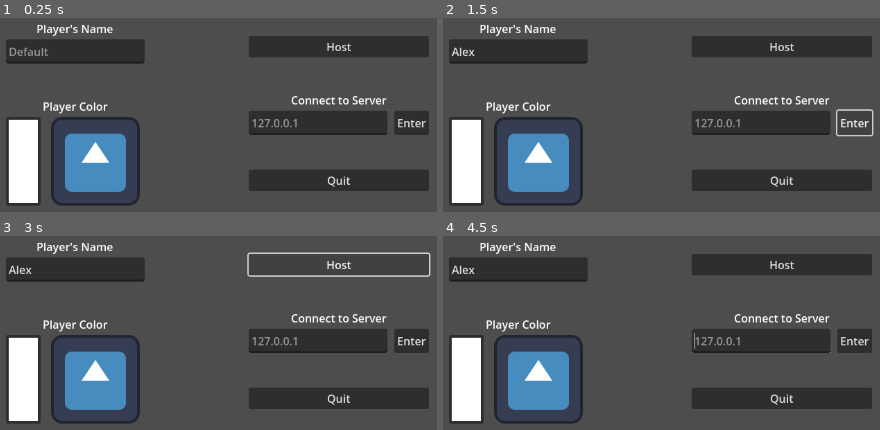
Above: before the commit, frames 1-4 (two rows, left to right).
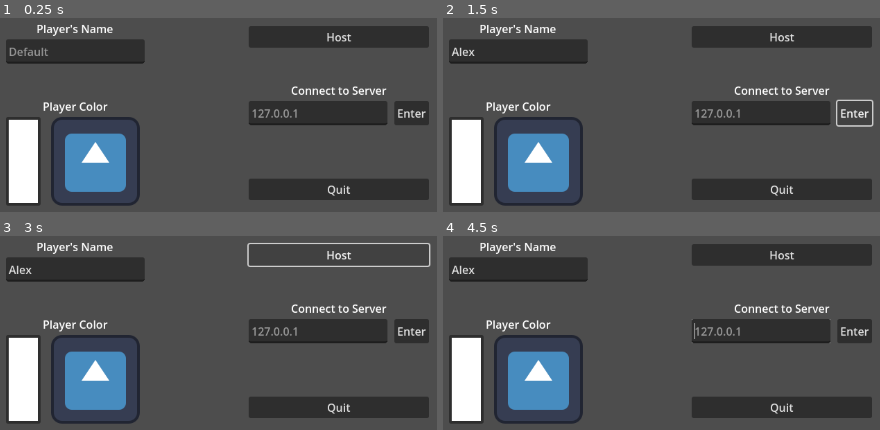
Above: after the commit, the same moments.

Repository: AndreMoukarzel/MultiplayerExample
Game: Godot game, scene res://src/login/log_in.tscn
Same seed, same stepped clock (60 frames per second), same inputs: the game is played once before the commit and once after it. The engine's default icon, where the game draws it, is replaced by a stand-in: a white triangle on a blue panel in a dark square.
Inputs (mouse positions are in pixels of both pictures, inside the frame that each line leads up to):
- Up to frame 1 (0.25 s): no input
- Up to frame 2 (1.5 s): click (517, 50) at 0.52 s; type "Alex" at 0.6 s; click "Enter" at 1.25 s
- Up to frame 3 (3 s): click "Enter" at 2 s; click "Host" at 2.75 s
- Up to frame 4 (4.5 s): move the mouse to (836, 309) at 3.52 s; hold Right (ui_right) 3.53-4.28 s; move the mouse to (499, 354) at 4.27 s; hold Down (ui_down) from 4.28 s (still down)

The runs differ from the first frame. In frame 1, 13% of the frame differs, in the area x 56-99%, y 4-94%; in frame 2, 13%; in frame 3, 11%; in frame 4, 13%.
Error in both runs: Cannot call method 'close' on a null value. (res://multiplayer.gd:55)

Commit message:
Improves feedback to connecting as client
- "Enter" button now changes to a loading icon while trying to establish a connection
- Emmits a warning in case the connection fails

Diff:
--- a/src/lobby/lobby.tscn
+++ b/src/lobby/lobby.tscn
@@ -5,7 +5,6 @@
 [ext_resource type="PackedScene" uid="uid://p8b536pyrqlw" path="res://src/lobby/lobby_player.tscn" id="2_t2w0m"]
 
 [node name="Lobby" type="VSplitContainer"]
-anchors_preset = 15
 anchor_right = 1.0
 anchor_bottom = 1.0
 grow_horizontal = 2
@@ -20,9 +19,6 @@
 [node name="Players" type="HBoxContainer" parent="."]
 unique_name_in_owner = true
 layout_mode = 2
-offset_top = 75.0
-offset_right = 1152.0
-offset_bottom = 268.0
 size_flags_horizontal = 3
 size_flags_vertical = 6
 theme_override_constants/separation = 120
@@ -30,65 +26,18 @@
 
 [node name="Player" parent="Players" instance=ExtResource("2_t2w0m")]
 layout_mode = 2
-anchors_preset = 0
-anchor_left = 0.0
-anchor_top = 0.0
-anchor_right = 0.0
-anchor_bottom = 0.0
-offset_left = 140.0
-offset_top = 0.0
-offset_right = 268.0
-offset_bottom = 193.0
-grow_horizontal = 1
-grow_vertical = 1
 
 [node name="Player2" parent="Players" instance=ExtResource("2_t2w0m")]
 layout_mode = 2
-anchors_preset = 0
-anchor_left = 0.0
-anchor_top = 0.0
-anchor_right = 0.0
-anchor_bottom = 0.0
-offset_left = 388.0
-offset_top = 0.0
-offset_right = 516.0
-offset_bottom = 193.0
-grow_horizontal = 1
-grow_vertical = 1
 
 [node name="Player3" parent="Players" instance=ExtResource("2_t2w0m")]
 layout_mode = 2
-anchors_preset = 0
-anchor_left = 0.0
-anchor_top = 0.0
-anchor_right = 0.0
-anchor_bottom = 0.0
-offset_left = 636.0
-offset_top = 0.0
-offset_right = 764.0
-offset_bottom = 193.0
-grow_horizontal = 1
-grow_vertical = 1
 
 [node name="Player4" parent="Players" instance=ExtResource("2_t2w0m")]
 layout_mode = 2
-anchors_preset = 0
-anchor_left = 0.0
-anchor_top = 0.0
-anchor_right = 0.0
-anchor_bottom = 0.0
-offset_left = 884.0
-offset_top = 0.0
-offset_right = 1012.0
-offset_bottom = 193.0
-grow_horizontal = 1
-grow_vertical = 1
 
 [node name="InfoAndButtons" type="VBoxContainer" parent="."]
 layout_mode = 2
-offset_top = 443.0
-offset_right = 1152.0
-offset_bottom = 549.0
 size_flags_vertical = 6
 theme_override_constants/separation = 15
 alignment = 1
@@ -96,17 +45,12 @@
 [node name="Info" type="Label" parent="InfoAndButtons"]
 unique_name_in_owner = true
 layout_mode = 2
-offset_right = 1152.0
-offset_bottom = 31.0
 theme_override_font_sizes/font_size = 20
 text = "Example information text here"
 horizontal_alignment = 1
 
 [node name="Buttons" type="HBoxContainer" parent="InfoAndButtons"]
 layout_mode = 2
-offset_top = 46.0
-offset_right = 1152.0
-offset_bottom = 106.0
 size_flags_horizontal = 3
 theme_override_constants/separation = 200
 alignment = 1
@@ -115,18 +59,12 @@
 unique_name_in_owner = true
 custom_minimum_size = Vector2(200, 60)
 layout_mode = 2
-offset_left = 276.0
-offset_right = 476.0
-offset_bottom = 60.0
 theme_override_font_sizes/font_size = 20
 text = "Start"
 
 [node name="Quit" type="Button" parent="InfoAndButtons/Buttons"]
 custom_minimum_size = Vector2(200, 60)
 layout_mode = 2
-offset_left = 676.0
-offset_right = 876.0
-offset_bottom = 60.0
 theme_override_font_sizes/font_size = 20
 text = "Quit"
 
--- a/src/login/log_in.gd
+++ b/src/login/log_in.gd
@@ -1,6 +1,11 @@
 # Log In screen that allows for hosting and connecting to an online lobby, as well as customizing
 # your personal player charater's name and color
 extends HBoxContainer
+
+
+func _ready():
+	%Warning.text = ""
+	%LoadingIcon.hide()
 
 
 func _get_players_name():
@@ -24,6 +29,13 @@
 		Connection.shutdown_server()
 
 
+func _on_connection_failed():
+	%LoadingIcon.hide()
+	$Connection/Connect/HBoxContainer/Enter.show()
+	%Warning.text = "Connection to " + %IpText.text + " failed!"
+	%IpText.text = ""
+
+
 func _on_enter_pressed():
 	# Checks if a valid IP address is inputed, and if true tries to connect to it
 	var ip_text: String = %IpText.text
@@ -35,9 +47,13 @@
 			ip_text,
 			{"name": _get_players_name(), "color": %PlayerVisual.modulate}
 		)
+		print(error)
 		if error == 0:
-			await multiplayer.connected_to_server
-			_change_to_lobby()
+			%LoadingIcon.show()
+			$Connection/Connect/HBoxContainer/Enter.hide()
+
+			multiplayer.connect("connection_failed", _on_connection_failed)
+			multiplayer.connect("connected_to_server", _change_to_lobby)
 		else:
 			print("Client error: ", error)
 			Connection.disconnect_from_server()
--- a/src/login/log_in.tscn
+++ b/src/login/log_in.tscn
@@ -1,11 +1,48 @@
-[gd_scene load_steps=4 format=3 uid="uid://ssoq5bj86141"]
+[gd_scene load_steps=8 format=3 uid="uid://ssoq5bj86141"]
 
 [ext_resource type="Script" path="res://src/login/log_in.gd" id="1_ir45v"]
 [ext_resource type="Texture2D" uid="uid://dan8wahejn7fr" path="res://icon.svg" id="2_n05ia"]
 [ext_resource type="Script" path="res://src/login/IpText.gd" id="3_rww1i"]
+[ext_resource type="Texture2D" uid="uid://6jpyaxer2ie2" path="res://src/login/load-icon.png" id="4_0axx1"]
+
+[sub_resource type="Animation" id="Animation_ylp56"]
+resource_name = "spin"
+loop_mode = 1
+tracks/0/type = "value"
+tracks/0/imported = false
+tracks/0/enabled = true
+tracks/0/path = NodePath("Sprite2D:rotation")
+tracks/0/interp = 1
+tracks/0/loop_wrap = true
+tracks/0/keys = {
+"times": PackedFloat32Array(0, 1),
+"transitions": PackedFloat32Array(1, 1),
+"update": 0,
+"values": [0.0, 6.28319]
+}
+
+[sub_resource type="Animation" id="Animation_mtkuu"]
+length = 0.001
+tracks/0/type = "value"
+tracks/0/imported = false
+tracks/0/enabled = true
+tracks/0/path = NodePath("Sprite2D:rotation")
+tracks/0/interp = 1
+tracks/0/loop_wrap = true
+tracks/0/keys = {
+"times": PackedFloat32Array(0),
+"transitions": PackedFloat32Array(1),
+"update": 0,
+"values": [0.0]
+}
+
+[sub_resource type="AnimationLibrary" id="AnimationLibrary_by6fl"]
+_data = {
+"RESET": SubResource("Animation_mtkuu"),
+"spin": SubResource("Animation_ylp56")
+}
 
 [node name="LogIn" type="HBoxContainer"]
-anchors_preset = 15
 anchor_right = 1.0
 anchor_bottom = 1.0
 grow_horizontal = 2
@@ -17,23 +54,15 @@
 
 [node name="Customization" type="VBoxContainer" parent="."]
 layout_mode = 2
-offset_left = 271.0
-offset_right = 471.0
-offset_bottom = 648.0
 theme_override_constants/separation = 50
 alignment = 1
 metadata/_edit_lock_ = true
 
 [node name="PlayerName" type="VBoxContainer" parent="Customization"]
 layout_mode = 2
-offset_top = 187.0
-offset_right = 200.0
-offset_bottom = 252.0
 
 [node name="Label" type="Label" parent="Customization/PlayerName"]
 layout_mode = 2
-offset_right = 200.0
-offset_bottom = 26.0
 text = "Player's Name"
 horizontal_alignment = 1
 
@@ -41,108 +70,93 @@
 unique_name_in_owner = true
 custom_minimum_size = Vector2(200, 0)
 layout_mode = 2
-offset_top = 30.0
-offset_right = 200.0
-offset_bottom = 65.0
 placeholder_text = "Default"
 scroll_fit_content_height = true
 
 [node name="PlayerColor" type="VBoxContainer" parent="Customization"]
 layout_mode = 2
-offset_top = 302.0
-offset_right = 200.0
-offset_bottom = 460.0
 
 [node name="Label" type="Label" parent="Customization/PlayerColor"]
 layout_mode = 2
-offset_right = 200.0
-offset_bottom = 26.0
 text = "Player Color"
 horizontal_alignment = 1
 vertical_alignment = 1
 
 [node name="Color" type="HBoxContainer" parent="Customization/PlayerColor"]
 layout_mode = 2
-offset_top = 30.0
-offset_right = 200.0
-offset_bottom = 158.0
 theme_override_constants/separation = 15
 
 [node name="ColorPickerButton" type="ColorPickerButton" parent="Customization/PlayerColor/Color"]
 custom_minimum_size = Vector2(50, 0)
 layout_mode = 2
-offset_right = 50.0
-offset_bottom = 128.0
 icon_alignment = 1
 color = Color(1, 1, 1, 1)
 
 [node name="PlayerVisual" type="TextureRect" parent="Customization/PlayerColor/Color"]
 unique_name_in_owner = true
 layout_mode = 2
-offset_left = 65.0
-offset_right = 193.0
-offset_bottom = 128.0
 texture = ExtResource("2_n05ia")
 
 [node name="Connection" type="VBoxContainer" parent="."]
 custom_minimum_size = Vector2(200, 0)
 layout_mode = 2
-offset_left = 621.0
-offset_right = 881.0
-offset_bottom = 648.0
 theme_override_constants/separation = 50
 alignment = 1
 metadata/_edit_lock_ = true
 
 [node name="Host" type="Button" parent="Connection"]
 layout_mode = 2
-offset_top = 210.0
-offset_right = 260.0
-offset_bottom = 241.0
 text = "Host"
 
 [node name="Connect" type="VBoxContainer" parent="Connection"]
 layout_mode = 2
-offset_top = 291.0
-offset_right = 260.0
-offset_bottom = 356.0
 
 [node name="Label" type="Label" parent="Connection/Connect"]
 layout_mode = 2
-offset_right = 260.0
-offset_bottom = 26.0
 text = "Connect to Server"
 horizontal_alignment = 1
 
 [node name="HBoxContainer" type="HBoxContainer" parent="Connection/Connect"]
 layout_mode = 2
-offset_top = 30.0
-offset_right = 260.0
-offset_bottom = 65.0
 theme_override_constants/separation = 10
 
 [node name="IpText" type="TextEdit" parent="Connection/Connect/HBoxContainer"]
 unique_name_in_owner = true
 custom_minimum_size = Vector2(200, 0)
 layout_mode = 2
-offset_right = 200.0
-offset_bottom = 35.0
 placeholder_text = "127.0.0.1"
 scroll_fit_content_height = true
 script = ExtResource("3_rww1i")
 
 [node name="Enter" type="Button" parent="Connection/Connect/HBoxContainer"]
 layout_mode = 2
-offset_left = 210.0
-offset_right = 260.0
-offset_bottom = 35.0
 text = "Enter"
+
+[node name="LoadingIcon" type="Control" parent="Connection/Connect/HBoxContainer"]
+unique_name_in_owner = true
+custom_minimum_size = Vector2(35, 35)
+layout_mode = 2
+
+[node name="Sprite2D" type="Sprite2D" parent="Connection/Connect/HBoxContainer/LoadingIcon"]
+position = Vector2(17.5, 17.5)
+scale = Vector2(0.175, 0.175)
+texture = ExtResource("4_0axx1")
+
+[node name="AnimationPlayer" type="AnimationPlayer" parent="Connection/Connect/HBoxContainer/LoadingIcon"]
+autoplay = "spin"
+libraries = {
+"": SubResource("AnimationLibrary_by6fl")
+}
+
+[node name="Warning" type="Label" parent="Connection/Connect"]
+unique_name_in_owner = true
+modulate = Color(0.960784, 0.137255, 0, 1)
+layout_mode = 2
+text = "Warning!"
+horizontal_alignment = 1
 
 [node name="Quit" type="Button" parent="Connection"]
 layout_mode = 2
-offset_top = 406.0
-offset_right = 260.0
-offset_bottom = 437.0
 text = "Quit"
 
 [connection signal="color_changed" from="Customization/PlayerColor/Color/ColorPickerButton" to="." method="_on_color_picker_button_color_changed"]
Binary file added: src/login/load-icon.png
Not shown, added: src/login/load-icon.png.import
